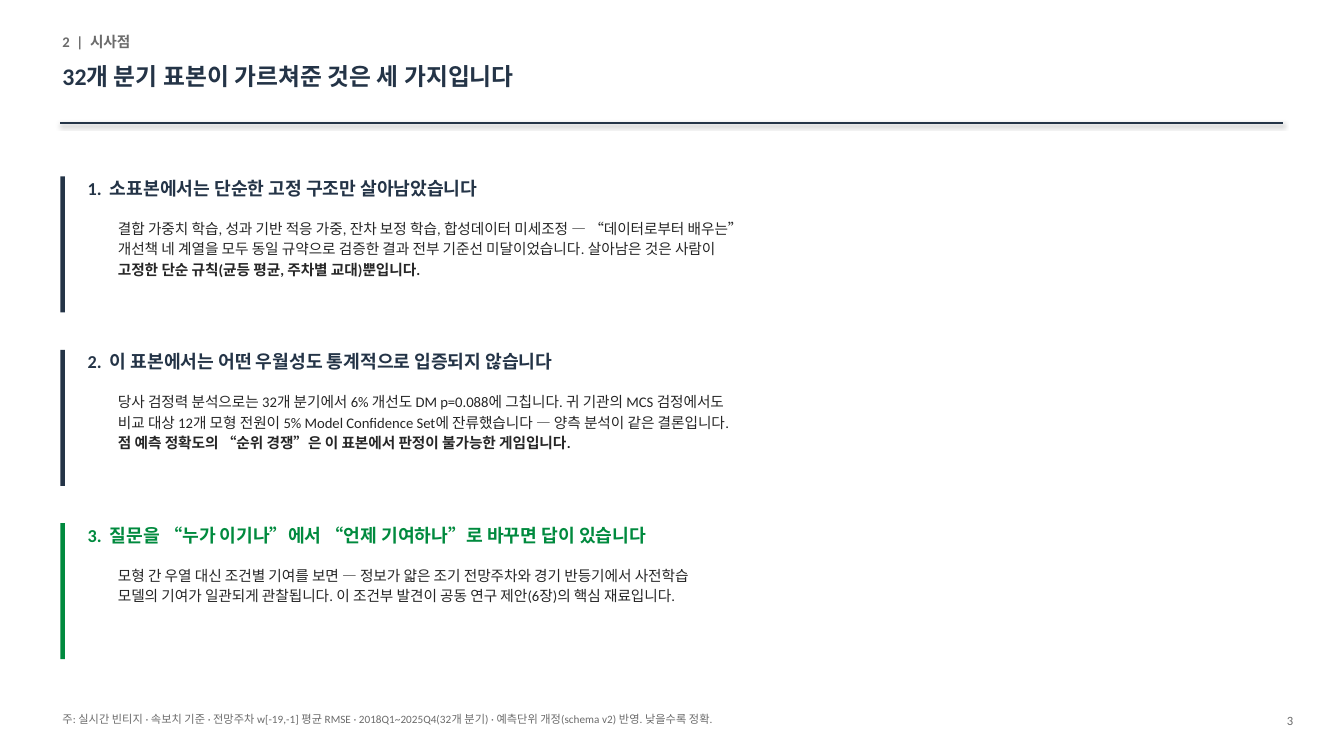
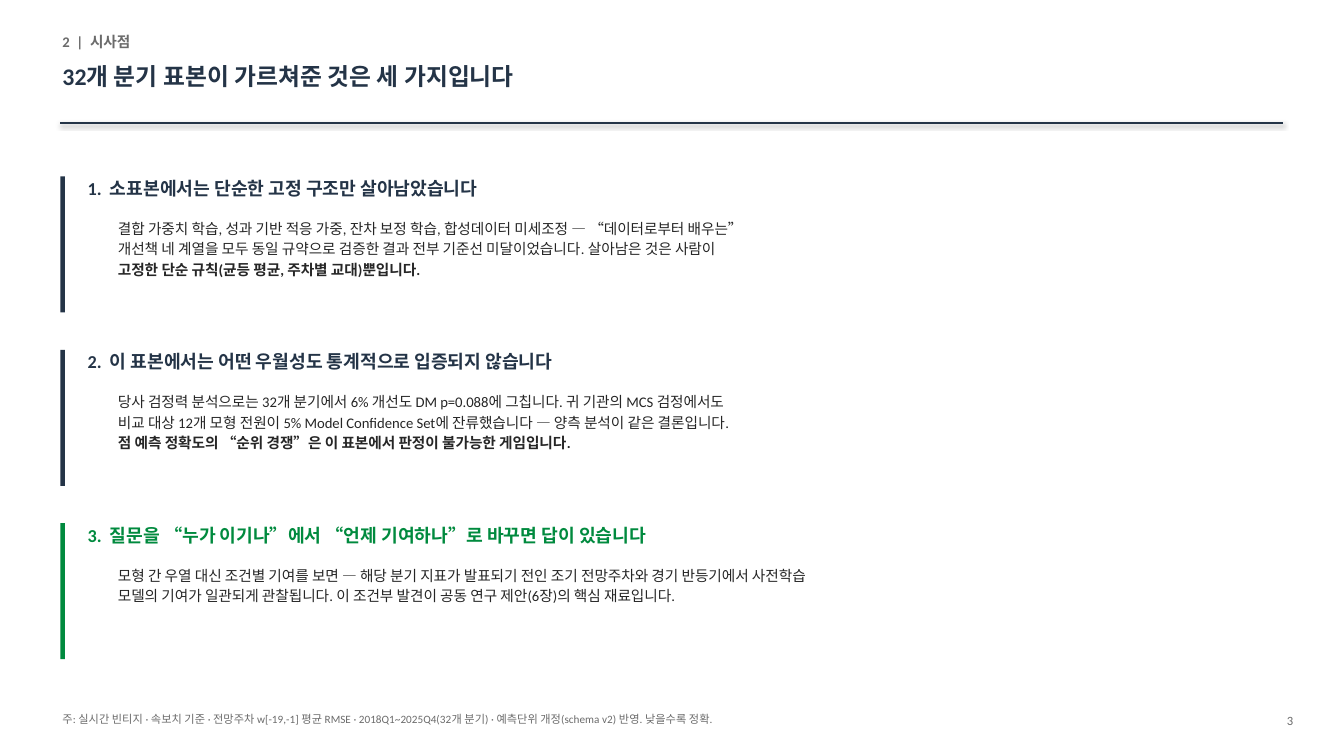
Before and after one commit to shezgone/bistro-lstm, a slide deck: slide 3 of docs/GDP_Nowcasting_종합리포트_한은_2026-08-10.pptx. Drawn at 1344x756 pixels with LibreOffice and Linux fonts; fonts in the diff are those of the drawing. Boxes give left, top, right and bottom in pixels: in the first picture for what was removed or moved away, otherwise in the second. Text is boxed around its words. In the diff, an @@ line names an element or a change of style, - is before the commit and + after.

```diff
--- a/docs/GDP_Nowcasting_종합리포트_한은_2026-08-10.pptx
+++ b/docs/GDP_Nowcasting_종합리포트_한은_2026-08-10.pptx
@@ text at <box>118,568,806,582</box>: text changed @@
-모형 간 우열 대신 조건별 기여를 보면 — 정보가 얇은 조기 전망주차와 경기 반등기에서 사전학습
+모형 간 우열 대신 조건별 기여를 보면 — 해당 분기 지표가 발표되기 전인 조기 전망주차와 경기 반등기에서 사전학습
```
Also in this commit, not shown: 4 other slides changed, 4 other files.
